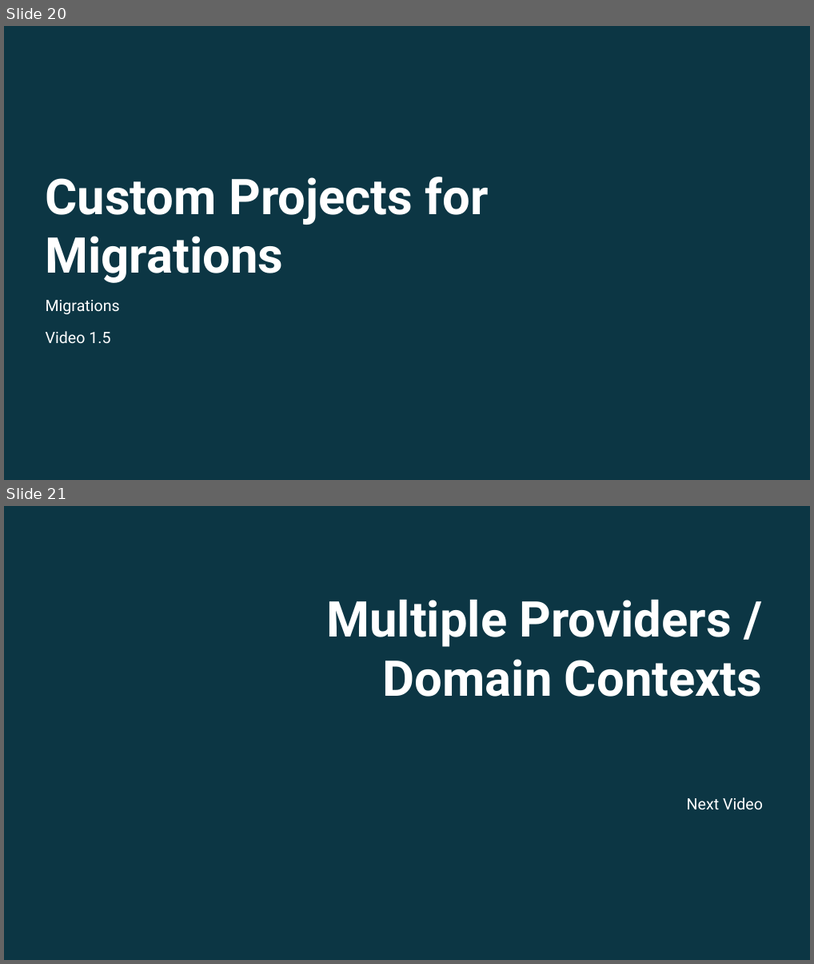
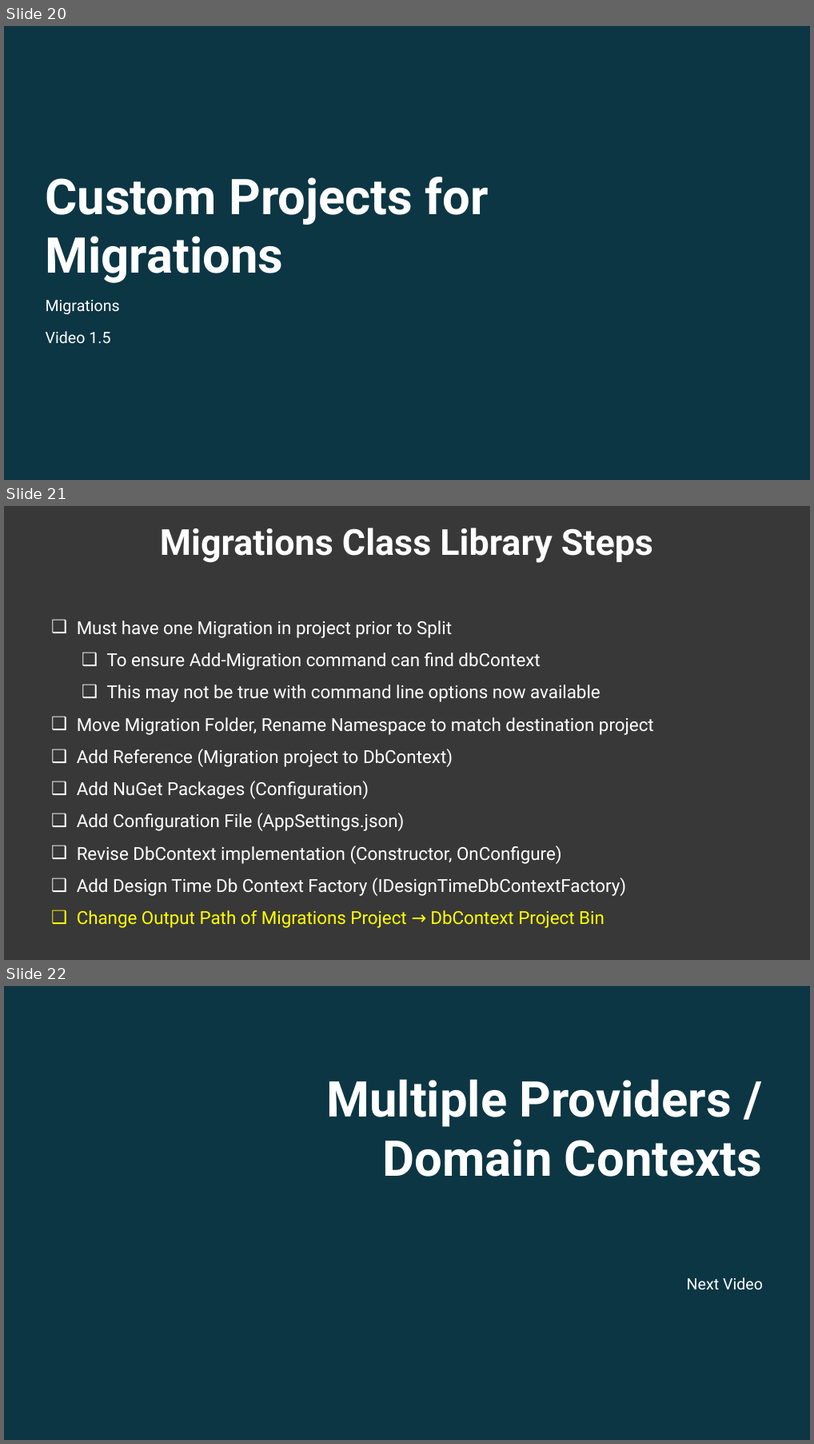
Before and after one commit to ec-council-learning/Entity-Fundamentals-Using-.NET-6, a slide deck: Sections/Section 1/Entity Fundamentals Using .NET 6_Section 1.pptx. Shown one above the other, each under a label of ours: slides 20 and 21 before the commit, slides 20, 21 and 22 after it. The pictures are 814x964 and 814x1444 pixels, drawn with LibreOffice and Linux fonts; fonts in the diff are those of the drawing; background and template pictures are left out; a plain dark background stands for a picture behind light text. Boxes give left, top, right and bottom in pixels: in the first picture for what was removed or moved away, otherwise in the second. Text is boxed around its words. In the diff, an @@ line names an element or a change of style, - is before the commit and + after.

Commit message:
After Creating Migration Project

```diff
--- a/Sections/Section 1/Entity Fundamentals Using .NET 6_Section 1.pptx
+++ b/Sections/Section 1/Entity Fundamentals Using .NET 6_Section 1.pptx
@@ slide 21 added at [4, 506, 810, 960], background picture (left out) @@
@@ rectangle added at [4, 506, 810, 959], fill #3C3C3C at 80% opacity @@
@@ text added at [160, 528, 654, 563], 32 pt, text #FFFFFF, bold @@
+Migrations Class Library Steps
@@ text added at [77, 620, 654, 928], 16 pt, text #FFFFFF @@
+❑ Must have one Migration in project prior to Split
+  ❑ To ensure Add-Migration command can find dbContext
+  ❑ This may not be true with command line options now available
+❑ Move Migration Folder, Rename Namespace to match destination project
+❑ Add Reference (Migration project to DbContext)
+❑ Add NuGet Packages (Configuration)
+❑ Add Configuration File (AppSettings.json)
+❑ Revise DbContext implementation (Constructor, OnConfigure)
+❑ Add Design Time Db Context Factory (IDesignTimeDbContextFactory)
+❑ Change Output Path of Migrations Project → DbContext Project Bin
@@ what was slide 21 is now slide 22 @@
```
Also in this commit, not shown: 2 other files.
